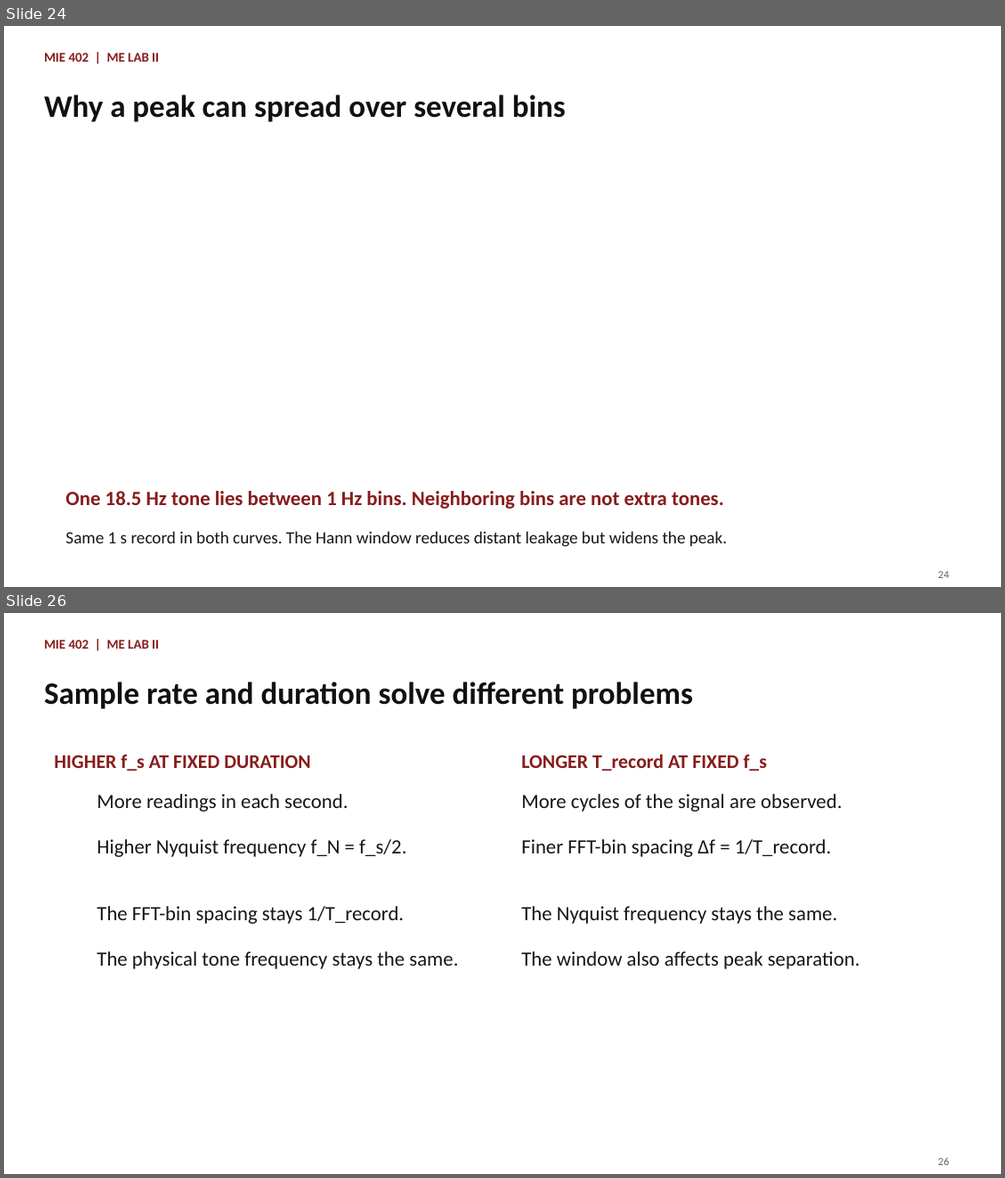
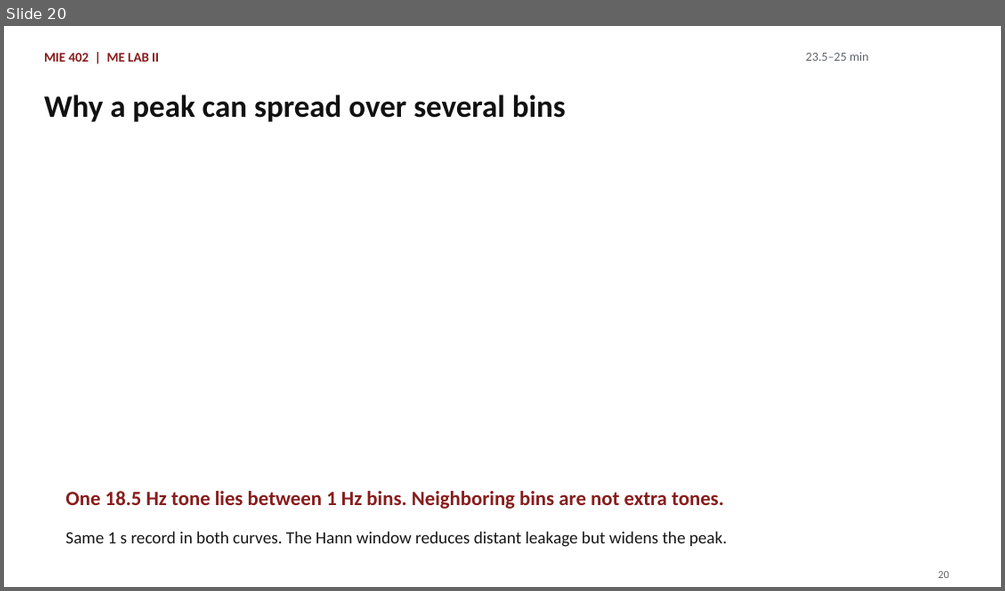
Before and after one commit to Ehsan-Roohi/MIE402-Lab, a slide deck: site/docs/MIE402_Lecture02_Sampling_Jupyter_PreLab1_Fall2026.pptx. Shown one above the other, each under a label of ours: slides 24 and 26 before the commit, slide 20 after it; the slides between them are not shown. The pictures are 1005x1178 and 1005x591 pixels, drawn with LibreOffice and Linux fonts; fonts in the diff are those of the drawing. Boxes give left, top, right and bottom in pixels: in the first picture for what was removed or moved away, otherwise in the second. Text is boxed around its words. In the diff, an @@ line names an element or a change of style, - is before the commit and + after.

```diff
--- a/site/docs/MIE402_Lecture02_Sampling_Jupyter_PreLab1_Fall2026.pptx
+++ b/site/docs/MIE402_Lecture02_Sampling_Jupyter_PreLab1_Fall2026.pptx
@@ slide 26 removed at (x1=4, y1=613, x2=1001, y2=1174), background #FFFFFF @@
@@ text removed at (x1=44, y1=640, x2=159, y2=649) @@
-MIE 402 | ME LAB II
@@ text removed at (x1=44, y1=682, x2=693, y2=709) @@
-Sample rate and duration solve different problems
@@ text removed at (x1=54, y1=755, x2=311, y2=771) @@
-HIGHER f_s AT FIXED DURATION
@@ text removed at (x1=521, y1=754, x2=767, y2=771) @@
-LONGER T_record AT FIXED f_s
@@ text removed at (x1=97, y1=794, x2=348, y2=811) @@
-More readings in each second.
@@ text removed at (x1=521, y1=794, x2=841, y2=811) @@
-More cycles of the signal are observed.
@@ text removed at (x1=97, y1=839, x2=406, y2=857) @@
-Higher Nyquist frequency f_N = f_s/2.
@@ text removed at (x1=521, y1=839, x2=832, y2=857) @@
-Finer FFT-bin spacing Δf = 1/T_record.
@@ text removed at (x1=97, y1=906, x2=404, y2=924) @@
-The FFT-bin spacing stays 1/T_record.
@@ text removed at (x1=521, y1=906, x2=837, y2=924) @@
-The Nyquist frequency stays the same.
@@ text removed at (x1=97, y1=951, x2=458, y2=969) @@
-The physical tone frequency stays the same.
@@ text removed at (x1=521, y1=951, x2=860, y2=969) @@
-The window also affects peak separation.
@@ text removed at (x1=938, y1=1158, x2=948, y2=1165) @@
-26
@@ what was slide 24 is now slide 20 @@
@@ slide 20 changed as well @@
@@ text added at (x1=806, y1=52, x2=869, y2=61), 12 pt, text #5F6368 @@
+23.5–25 min
@@ text at (x1=938, y1=571, x2=948, y2=578): text changed @@
-24
+20
```
Also in this commit, not shown: 13 other slides changed, 18 slides added, 16 other slides removed, 15 other files.
